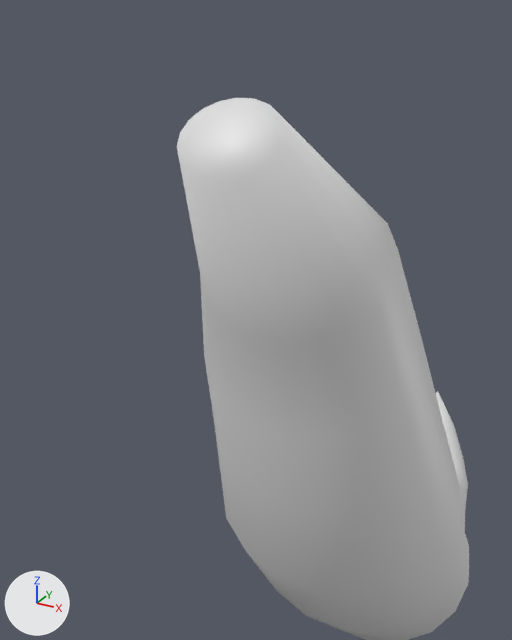
Two versions of the FBX model Character/Tail/Rig.FBX, one commit apart.
Rendered twice from a 50 mm camera at (0.428, -0.556, 2.305) aimed at (0.136, -0.025, 2.039). Lighting does not change. The marker at lower left points along +X, +Y and +Z. Where no turn or scale is listed for an object, it has been applied to the vertices.

In view in the first picture: 'Geo_Torso_FoxTail01'.
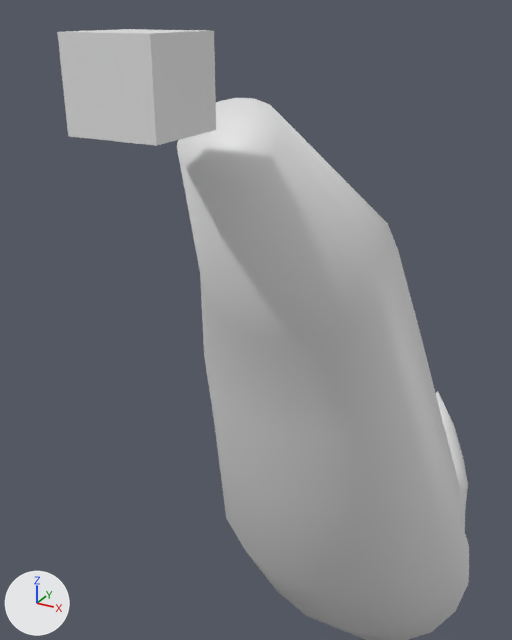
Where the change shows, as pixel boxes [x1, y1, x2, y2] in the pictures (512 x 640 px):
'tail_atch', added: after [57, 29, 216, 146]

Edits to the bpy script that builds the scene:
```text
Add me_mesh_001:
    me_mesh_001.from_pydata(...)  # a box spanning x -0.1008..0.0, y -0.0493..0.0493, z -0.0451..0.0451
Add ob_tail_atch:
    ob_tail_atch = bpy.data.objects.new('tail_atch', me_mesh_001)
    ob_tail_atch.location = (0.05, 0.001, 2.241)
```
